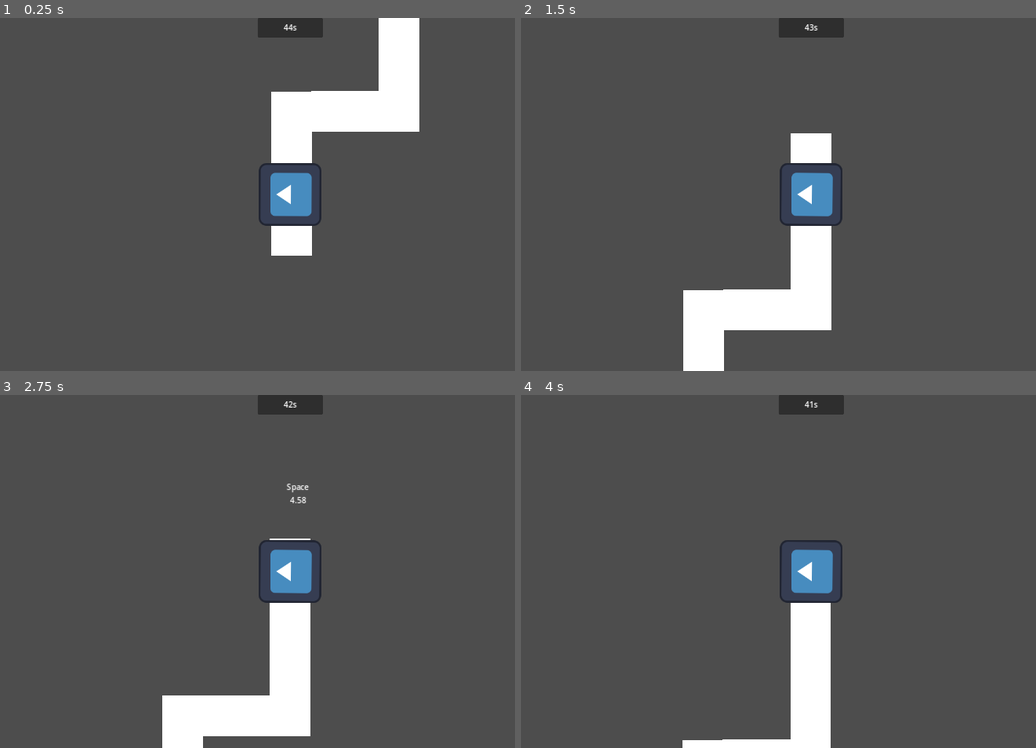
Above: before the commit, frames 1-4 (two rows, left to right).
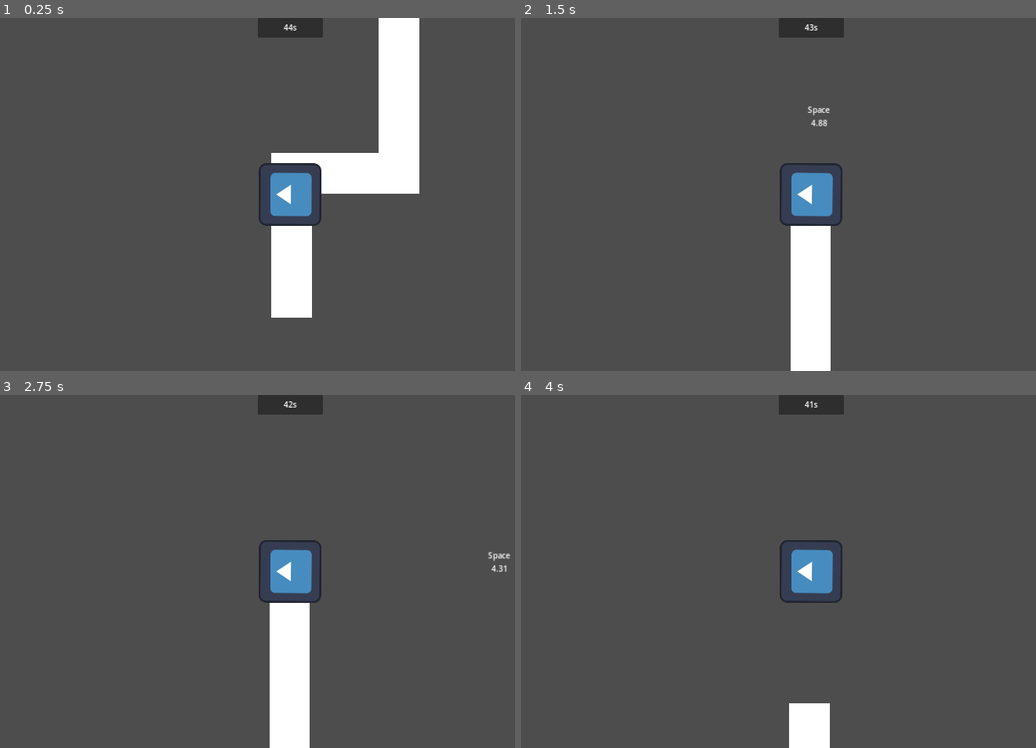
Above: after the commit, the same moments.

Repository: FiFolker/Mazespin
Game: Godot game, scene res://main.tscn
The game is run twice, just before and just after one commit, with the same random seed, the same clock (stepped at 60 frames per second) and the same inputs. The engine's default icon, where the game draws it, is replaced by a stand-in: a white triangle on a blue panel in a dark square.
Inputs:
- Up to frame 1 (0.25 s): no input
- Up to frame 2 (1.5 s): tap A (current_qte, bound only after the commit) at 1.35 s
- Up to frame 3 (2.75 s): tap Enter at 2 s; hold Space (current_qte, bound only after the commit) from 2.03 s (still down); tap A (current_qte, bound only before the commit) at 2.3 s
- Up to frame 4 (4 s): release Space (current_qte, bound only after the commit) at 2.78 s; tap Space (current_qte) at 2.85 s; hold Space (current_qte, bound only before the commit) from 3.53 s (still down)

The runs differ from the first frame. In frame 1, 7.0% of the frame differs, in the area x 52-82%, y 20-85%; in frame 2, 5.0%; in frame 3, 3.2%; in frame 4, 2.7%.

Commit message:
add braking force calculation function to smooth the slow down move in function of the speed

Diff:
--- a/Scripts/qte.gd
+++ b/Scripts/qte.gd
@@ -39,6 +39,7 @@
 		clear_qte()
 		qte_done.emit()
 
+#region QTE management
 func generate_qte() -> void:
 	index_qte += 1
 	$QTEDisplay.global_position = rand_position_on_cam()
@@ -53,6 +54,7 @@
 	remaining_time.text = ""
 	InputMap.action_erase_events("current_qte")
 	print(InputMap.action_get_events("current_qte"))
+#endregion
 
 func rand_position_on_cam() -> Vector2:
 	# Get the position x and y of the origin of the cam (top left btw)
@@ -71,14 +73,12 @@
 	return random_event
 
 
-func _on_qte_timer_timeout():
-	print("lose ... too slow")
+func _on_qte_timer_timeout() -> void:
 	clear_qte()
 	qte_lose.emit()
 
-func _on_qte_done():
+func _on_qte_done() -> void:
 	if index_qte < number_of_qte:
 		generate_qte()
 	else:
 		qte_win.emit()
-		print("win")
--- a/Scripts/rail.gd
+++ b/Scripts/rail.gd
@@ -1,20 +1,22 @@
 extends PathFollow2D
 
 @export var speed:float = 100
-@export var slow_down_scale : float = 5.0
+@onready var slow_down_scale : float = calculate_braking_force(speed) :
+	set(value):
+		slow_down_scale = calculate_braking_force(speed)
 
 var has_to_slow_down: bool = false
 
 # Called when the node enters the scene tree for the first time.
 func _ready():
-	pass
+	print(calculate_braking_force(speed))
 
 
 # Called every frame. 'delta' is the elapsed time since the previous frame.
 func _process(delta:float):
 	self.progress += speed*delta
 	if has_to_slow_down:
-		speed = 0
+		slow_down(delta)
 
 
 func _on_player_area_entered(area):
@@ -30,7 +32,13 @@
 	speed -= delta * slow_down_scale  # Diminue progressivement
 	if speed < 0.05 :
 		speed = 0
+	print("speed : ", speed, " detla : ", delta, " slow down scale : ", slow_down_scale)
 
 func qte_success() -> void:
 	has_to_slow_down = false
 	speed = 200
+
+func calculate_braking_force(speed: float) -> float:
+	var a = 0.01422529440908359703105520436145
+	var b = 1.861
+	return a * pow(speed, b)
--- a/main.tscn
+++ b/main.tscn
@@ -73,7 +73,7 @@
 rotation = -1.5673
 loop = false
 script = ExtResource("3_1pt2a")
-speed = 500.0
+speed = 1000.0
 
 [node name="Player" parent="Path2D/PathFollow2D" instance=ExtResource("2_m103x")]
 
